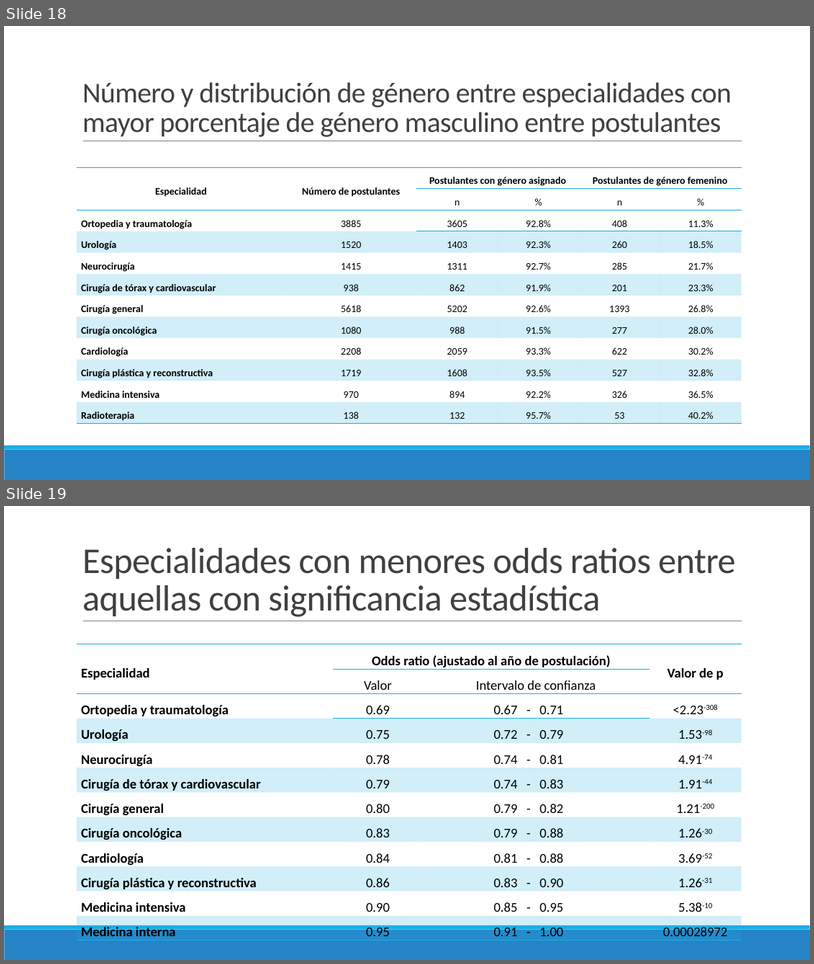
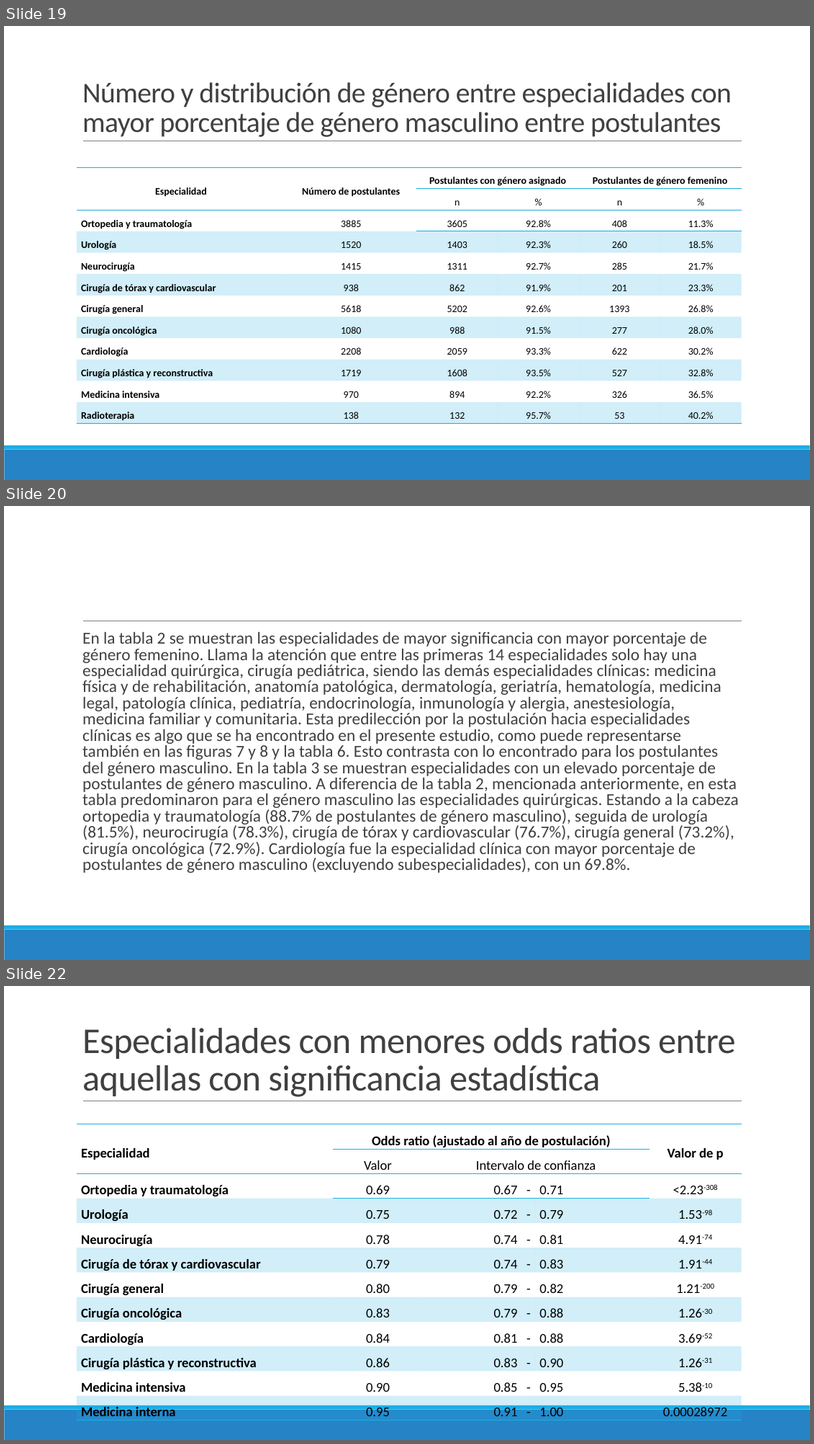
Before and after one commit to danimedi/tesis_genero_especialidades, a slide deck: doc/diapositivas_sustentacion_tesis.pptx. Shown one above the other, each under a label of ours: slides 18 and 19 before the commit, slides 19, 20 and 22 after it; the slides between them are not shown. The pictures are 814x964 and 814x1444 pixels, drawn with LibreOffice and Linux fonts; fonts in the diff are those of the drawing. Boxes give left, top, right and bottom in pixels: in the first picture for what was removed or moved away, otherwise in the second. Text is boxed around its words. In the diff, an @@ line names an element or a change of style, - is before the commit and + after.

```diff
--- a/doc/diapositivas_sustentacion_tesis.pptx
+++ b/doc/diapositivas_sustentacion_tesis.pptx
@@ slide 20 added at [4,506,810,960], background #FFFFFF; not listed: 3 template elements that a slide beside it also shows @@
@@ text added at [82,632,739,872], 20 pt, text #404040 @@
+  En la tabla 2 se muestran las especialidades de mayor significancia con mayor porcentaje de género femenino. Llama la atención que entre las primeras 14 especialidades solo hay una especialidad quirúrgica, cirugía pediátrica, siendo las demás especialidades clínicas: medicina física y de rehabilitación, anatomía patológica, dermatología, geriatría, hematología, medicina legal, patología clínica, pediatría, endocrinología, inmunología y alergia, anestesiología, medicina familiar y comunitaria. Esta predilección por la postulación hacia especialidades clínicas es algo que se ha encontrado en el presente estudio, como puede representarse también en las figuras 7 y 8 y la tabla 6. Esto contrasta con lo encontrado para los postulantes del género masculino. En la tabla 3 se muestran especialidades con un elevado porcentaje de postulantes de género masculino. A diferencia de la tabla 2, mencionada anteriormente, en esta tabla predominaron para el género masculino las especialidades quirúrgicas. Estando a la cabeza ortopedia y traumatología (88.7% de postulantes de género masculino), seguida de urología (81.5%), neurocirugía (78.3%), cirugía de tórax y cardiovascular (76.7%), cirugía general (73.2%), cirugía oncológica (72.9%). Cardiología fue la especialidad clínica con mayor porcentaje de postulantes de género masculino (excluyendo subespecialidades), con un 69.8%.
@@ what was slide 18 is now slide 19 @@
@@ what was slide 19 is now slide 22 @@
```
Also in this commit, not shown: 17 other slides added.
